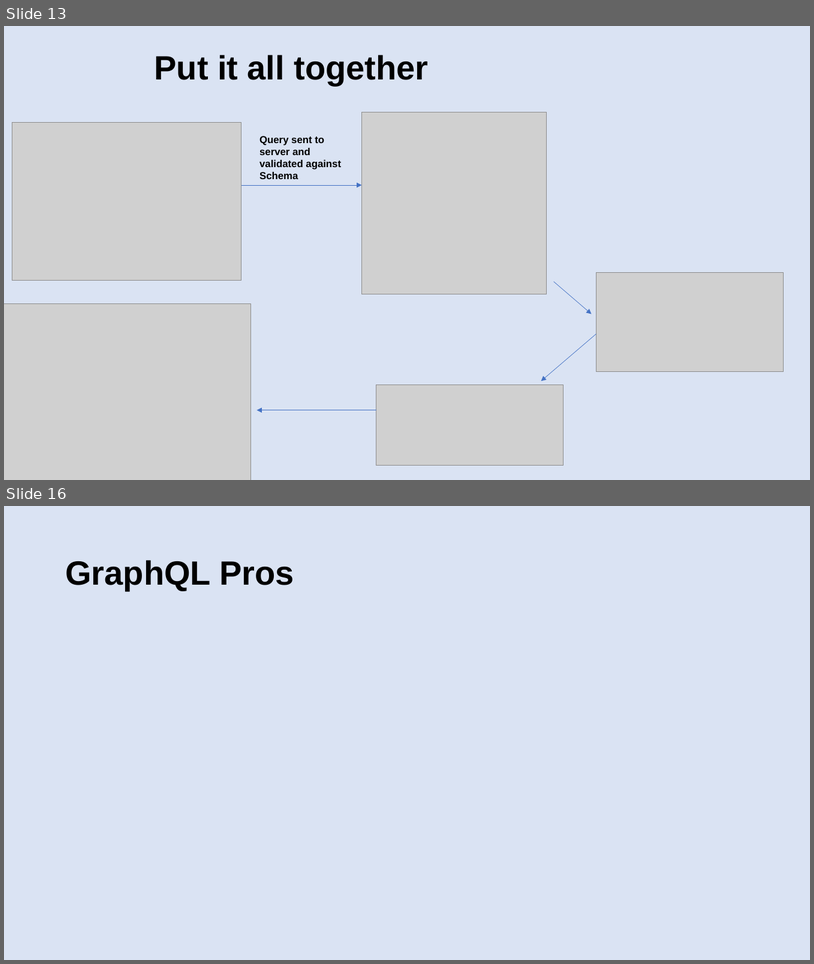
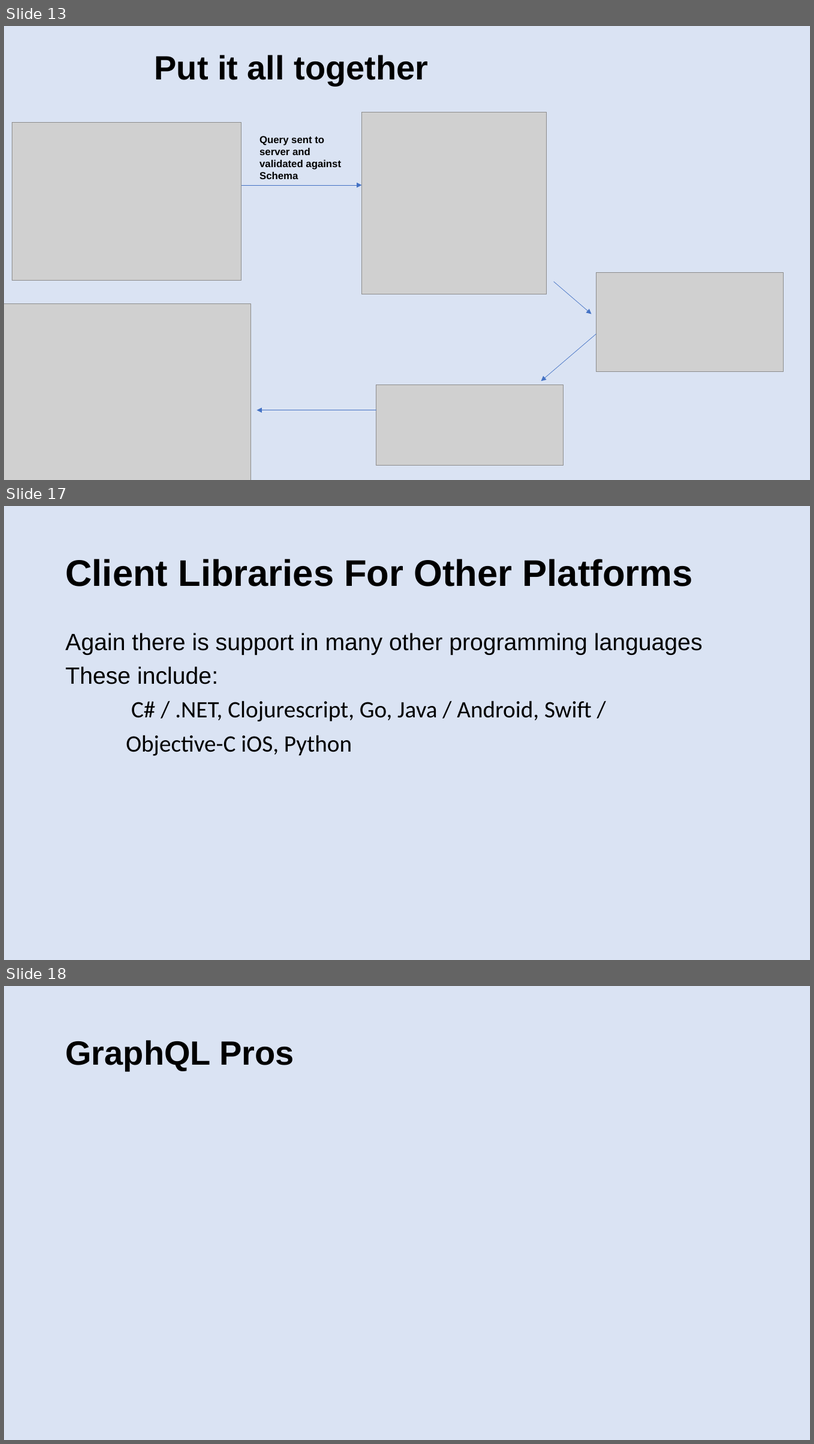
Before and after one commit to patelg123/graphql-presentation, a slide deck: current.pptx. Shown one above the other, each under a label of ours: slides 13 and 16 before the commit, slides 13, 17 and 18 after it; the slides between them are not shown. The pictures are 814x964 and 814x1444 pixels, drawn with LibreOffice and Linux fonts; fonts in the diff are those of the drawing; grey boxes stand for pictures. Boxes give left, top, right and bottom in pixels: in the first picture for what was removed or moved away, otherwise in the second. Text is boxed around its words. In the diff, an @@ line names an element or a change of style, - is before the commit and + after.

```diff
--- a/current.pptx
+++ b/current.pptx
@@ slide 17 added at (x1=4, y1=506, x2=810, y2=960), background #DAE3F3 @@
@@ title added at (x1=65, y1=559, x2=693, y2=586), 44 pt, text #000000, bold @@
+Client Libraries For Other Platforms
@@ text added at (x1=65, y1=633, x2=703, y2=756), 28 pt, text #000000 @@
+Again there is support in many other programming languages
+These include:
+C# / .NET, Clojurescript, Go, Java / Android, Swift /
+Objective-C iOS, Python
@@ what was slide 16 is now slide 18 @@
```
Also in this commit, not shown: 1 slide changed, 2 other slides added, 1 slide removed.
